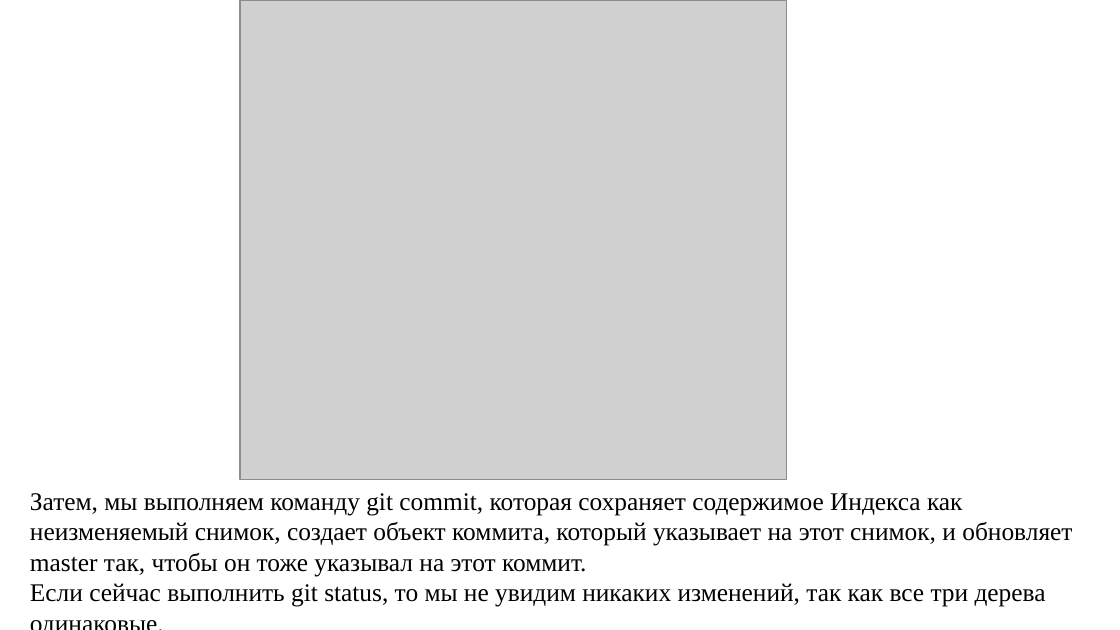
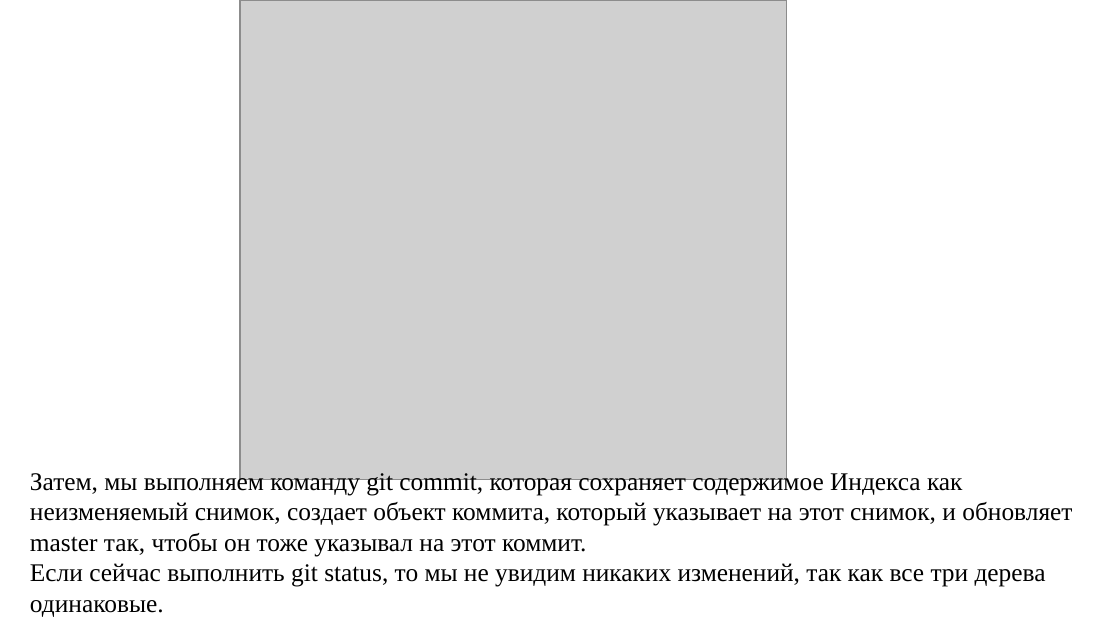
Before and after one commit to haska87/pm-19, a slide deck: slide 13 of lectures/NSP_l4.VSC_git_basics_continued.pptx (slide 12 before the commit). Drawn at 1120x630 pixels with LibreOffice and Linux fonts; fonts in the diff are those of the drawing; grey boxes stand for pictures. Boxes give left, top, right and bottom in pixels: in the first picture for what was removed or moved away, otherwise in the second. Text is boxed around its words. In the diff, an @@ line names an element or a change of style, - is before the commit and + after.

```diff
--- a/lectures/NSP_l4.VSC_git_basics_continued.pptx
+++ b/lectures/NSP_l4.VSC_git_basics_continued.pptx
@@ text "Затем, мы выполняем команду git ..." rewrapped from [30, 493, 1072, 607] to [30, 470, 1072, 617] @@
```
Also in this commit, not shown: 7 other slides changed, 1 slide added, 4 other files.
